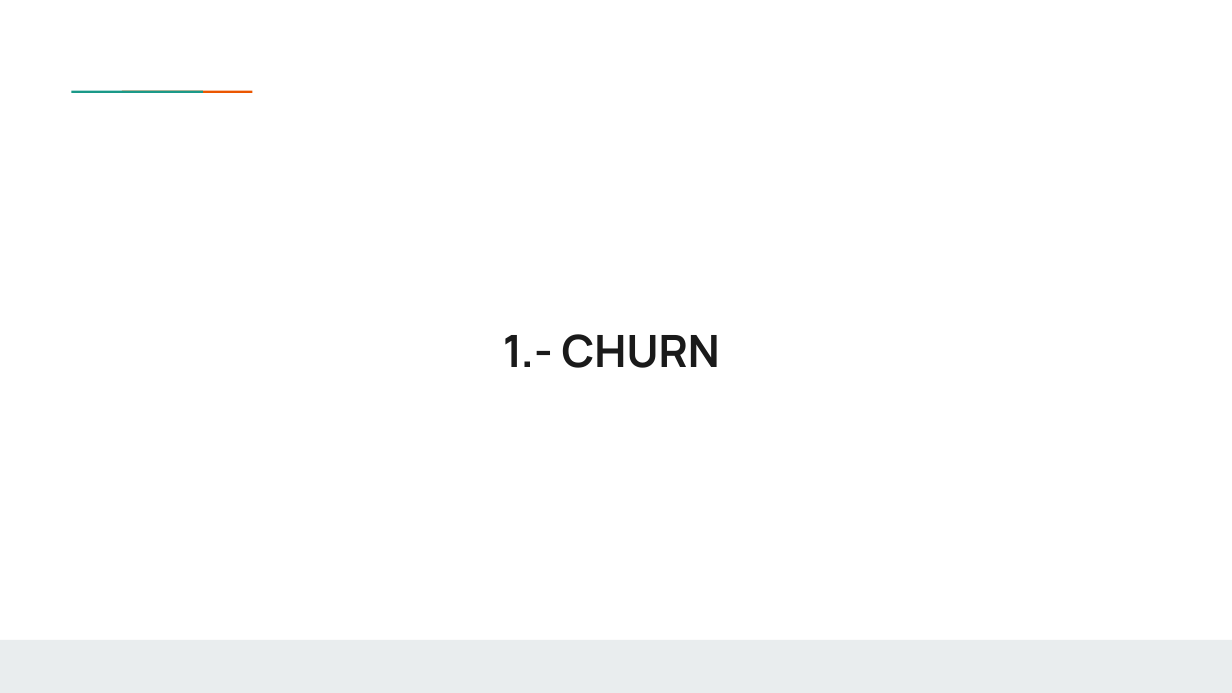
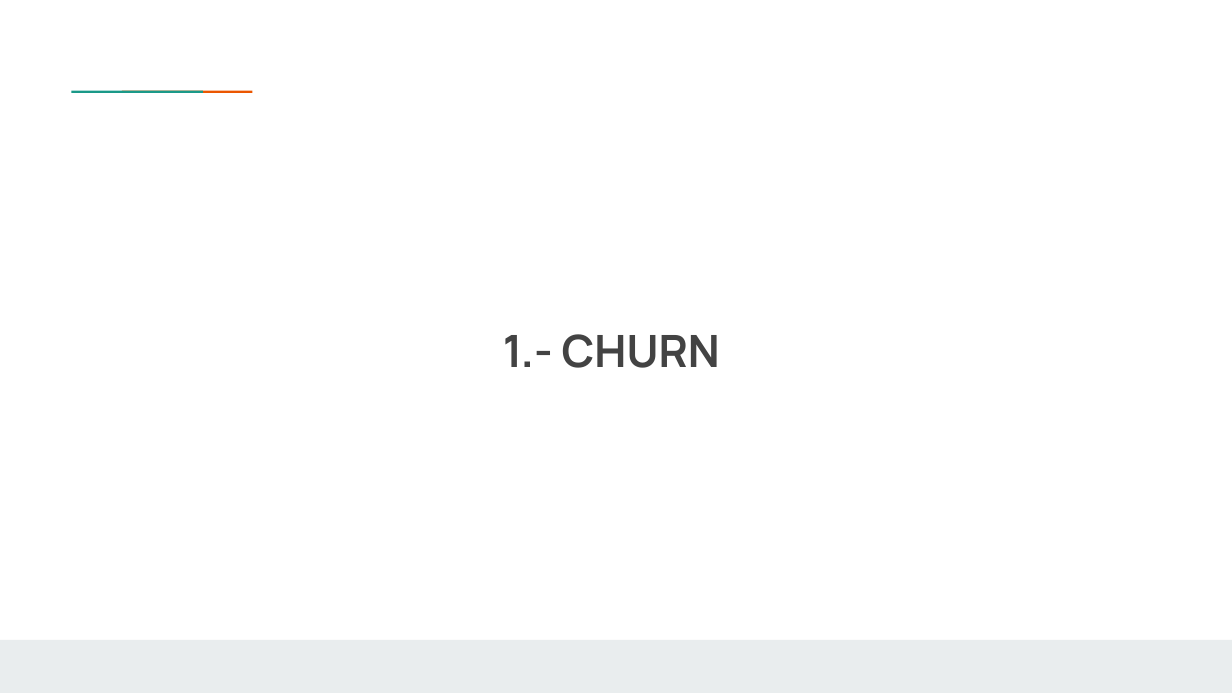
Before and after one commit to weinerkervens/churn_analysis, a slide deck: slide 5 of presentation.pptx. Drawn at 1232x693 pixels with LibreOffice and Linux fonts; fonts in the diff are those of the drawing; background and template pictures are left out. Boxes give left, top, right and bottom in pixels: in the first picture for what was removed or moved away, otherwise in the second. Text is boxed around its words. In the diff, an @@ line names an element or a change of style, - is before the commit and + after.

```diff
--- a/presentation.pptx
+++ b/presentation.pptx
@@ title "1.- CHURN" at (503,334,720,368): text colour #1A1A1A to #434343 @@
```
Also in this commit, not shown: 2 other slides changed, 25 slides added, 13 other files.
